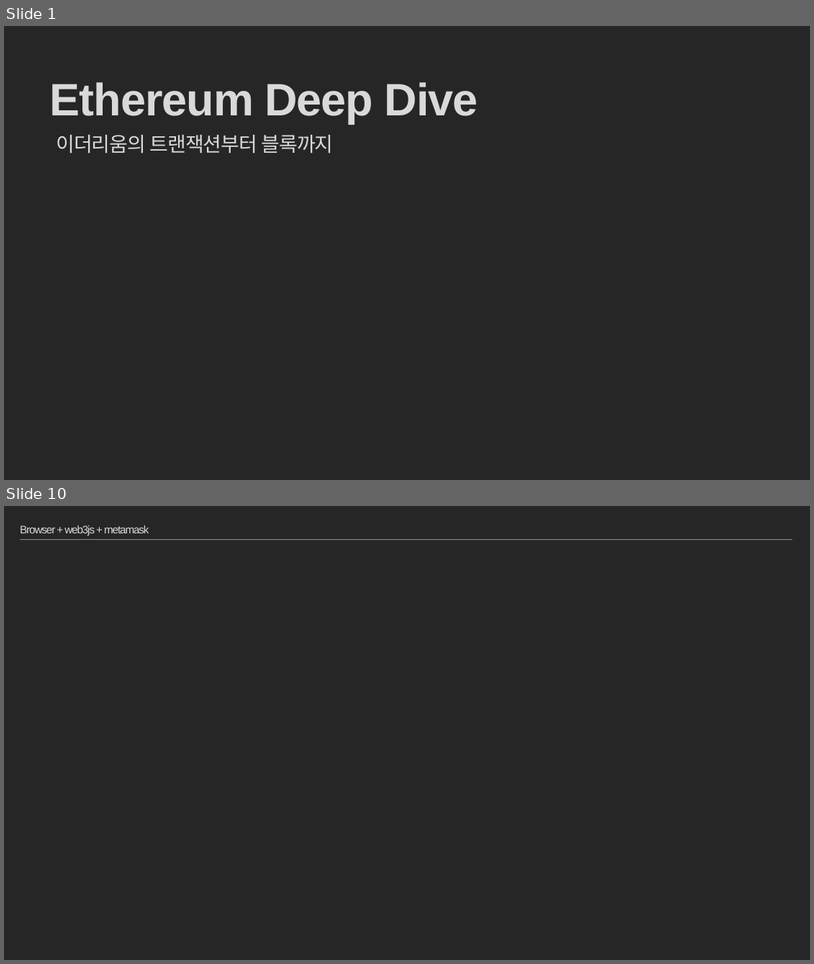
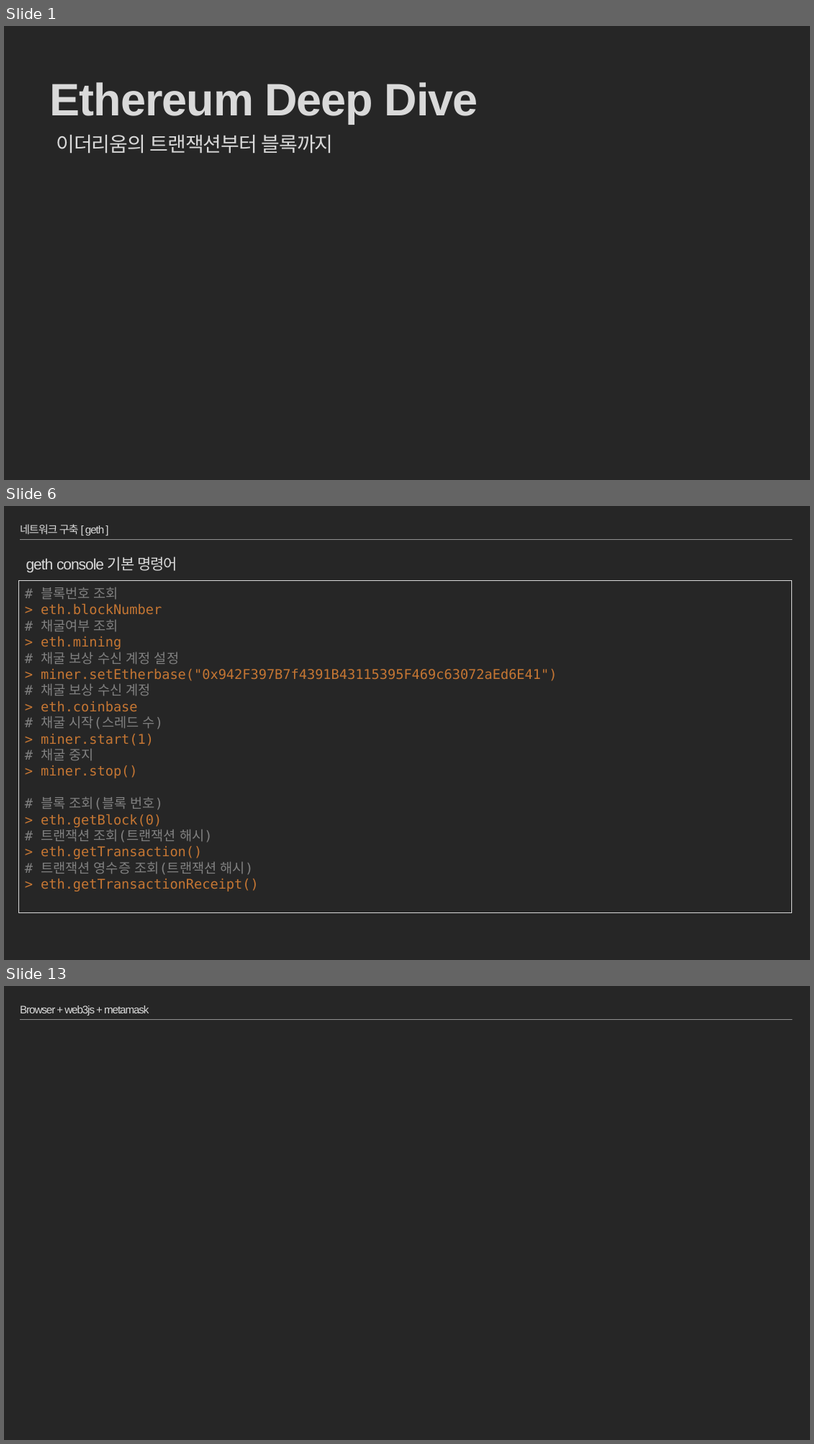
Before and after one commit to moss0801/blockchain-doc, a slide deck: General/Blockchain Part2.pptx. Shown one above the other, each under a label of ours: slides 1 and 10 before the commit, slides 1, 6 and 13 after it; the slides between them are not shown. The pictures are 814x964 and 814x1444 pixels, drawn with LibreOffice and Linux fonts; fonts in the diff are those of the drawing. Boxes give left, top, right and bottom in pixels: in the first picture for what was removed or moved away, otherwise in the second. Text is boxed around its words. In the diff, an @@ line names an element or a change of style, - is before the commit and + after.

Commit message:
add ethereum prcie, gasFeehistory, blockchain part2 flow , solidity, metamask, token bytecode, token abi gasPrice hisotry

```diff
--- a/General/Blockchain Part2.pptx
+++ b/General/Blockchain Part2.pptx
@@ slide 6 added at (4, 506, 810, 960), background #262626; not listed: 1 template element that a slide beside it also shows @@
@@ title added at (20, 524, 104, 536), 13 pt, text #D9D9D9 @@
+네트워크 구축 [ geth ]
@@ text added at (26, 556, 178, 572), 18 pt, text #D9D9D9 @@
+geth console 기본 명령어
@@ rectangle added at (18, 580, 792, 913), outline #D9D9D9 0.75 pt, 16 pt, text #C57633 @@
+# 블록번호 조회
+> eth.blockNumber
+# 채굴여부 조회
+> eth.mining
+# 채굴 보상 수신 계정 설정
+> miner.setEtherbase("0x942F397B7f4391B43115395F469c63072aEd6E41")
+# 채굴 보상 수신 계정
+> eth.coinbase
+# 채굴 시작(스레드 수)
+> miner.start(1)
+# 채굴 중지
+> miner.stop()
+# 블록 조회(블록 번호)
+> eth.getBlock(0)
+# 트랜잭션 조회(트랜잭션 해시)
+> eth.getTransaction()
+# 트랜잭션 영수증 조회(트랜잭션 해시)
+> eth.getTransactionReceipt()
@@ what was slide 10 is now slide 13 @@
```
Also in this commit, not shown: 18 slides changed, 14 other slides added, 10 slides removed, 2 other files.
